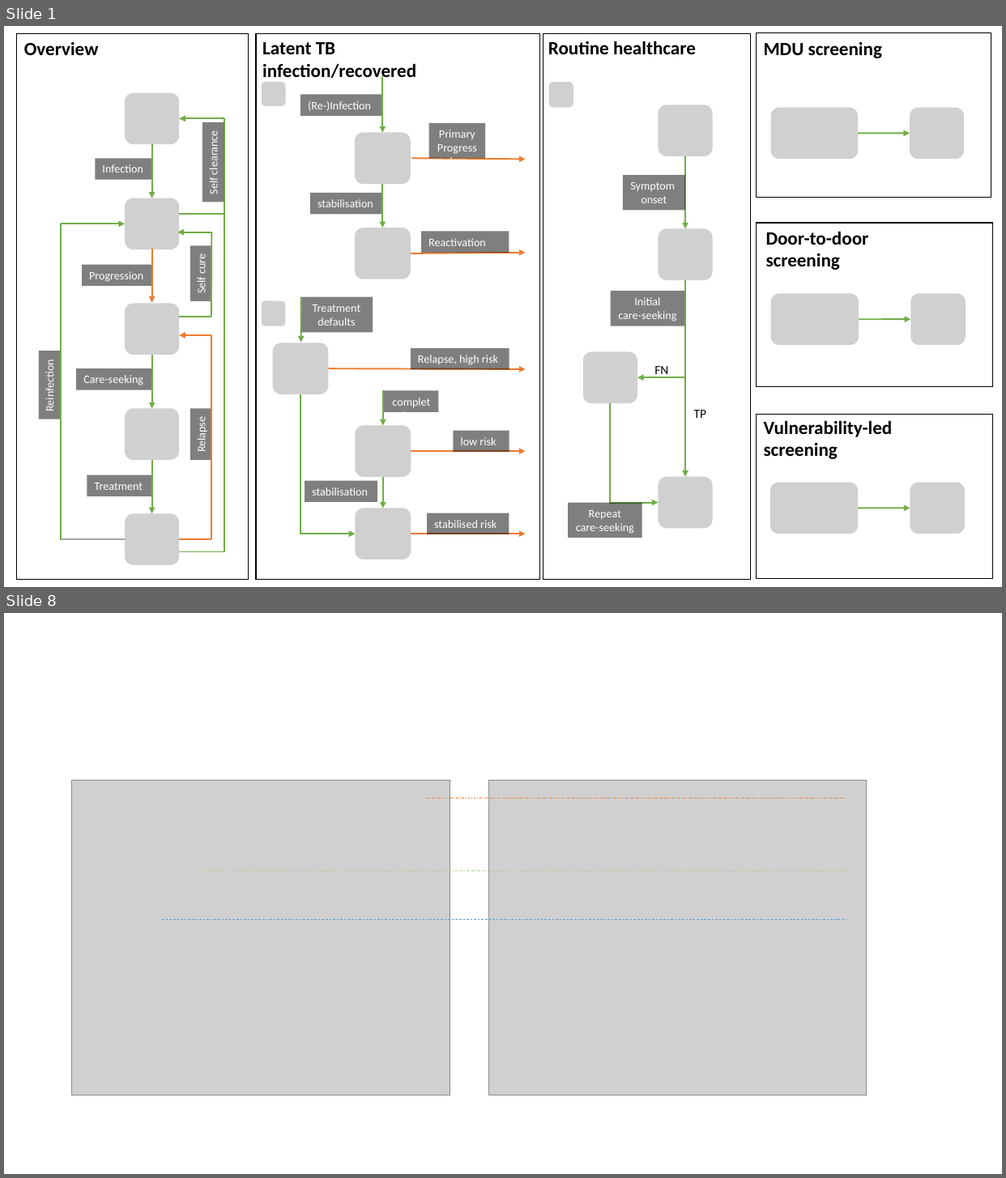
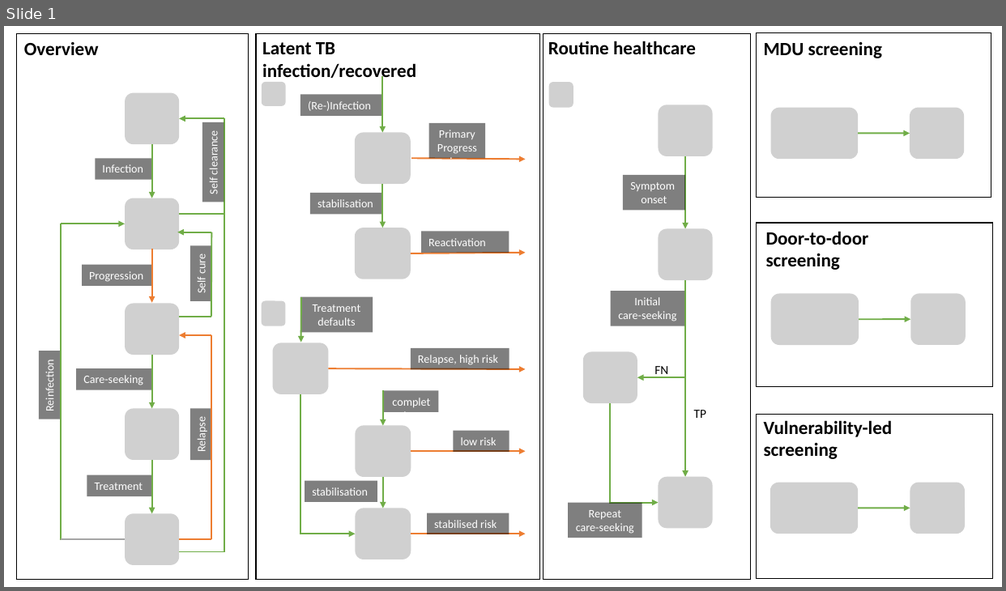
Before and after one commit to TimeWz667/IndTB_ACF, a slide deck: docs/Figures.pptx. Shown one above the other, each under a label of ours: slides 1 and 8 before the commit, slide 1 after it; the slides between them are not shown. The pictures are 1006x1178 and 1006x591 pixels, drawn with LibreOffice and Linux fonts; fonts in the diff are those of the drawing; grey boxes stand for pictures. Boxes give left, top, right and bottom in pixels: in the first picture for what was removed or moved away, otherwise in the second. Text is boxed around its words. In the diff, an @@ line names an element or a change of style, - is before the commit and + after.

```diff
--- a/docs/Figures.pptx
+++ b/docs/Figures.pptx
@@ slide 8 removed at (4, 613, 1002, 1174), background #FFFFFF @@
@@ picture removed at (71, 781, 450, 1096) @@
@@ picture removed at (488, 781, 867, 1096) @@
@@ line removed from (427, 798) to (847, 798) @@
@@ line removed from (198, 871) to (847, 871) @@
@@ line removed from (162, 919) to (847, 919) @@
```
Also in this commit, not shown: 5 other slides removed, 18 other files.
